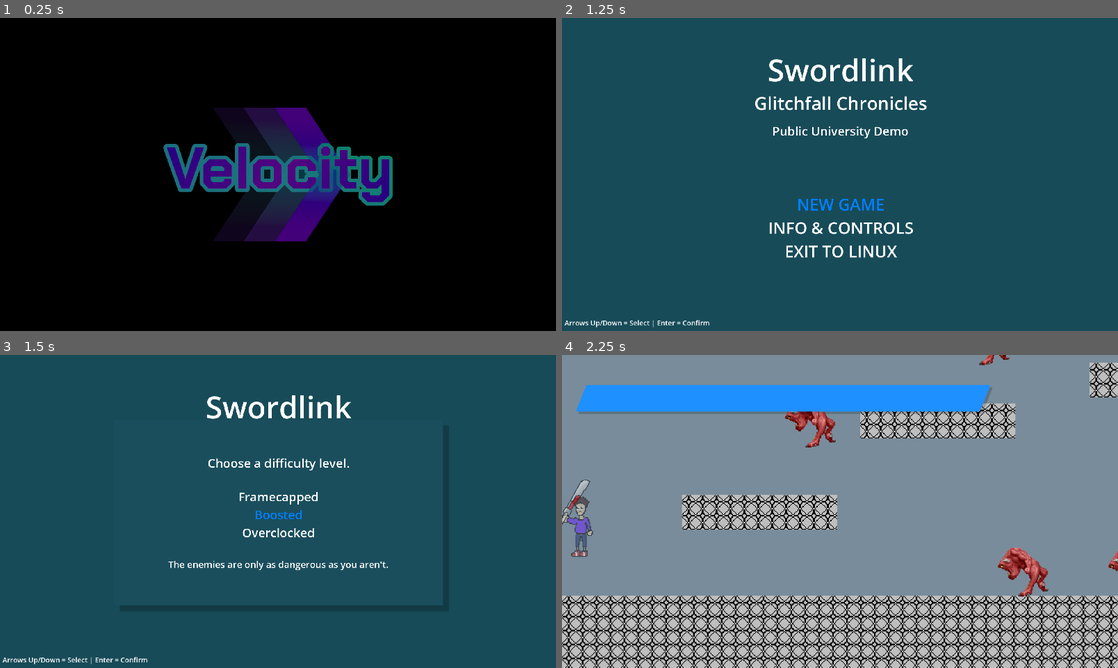
Above: before the commit, frames 1-4 (two rows, left to right).
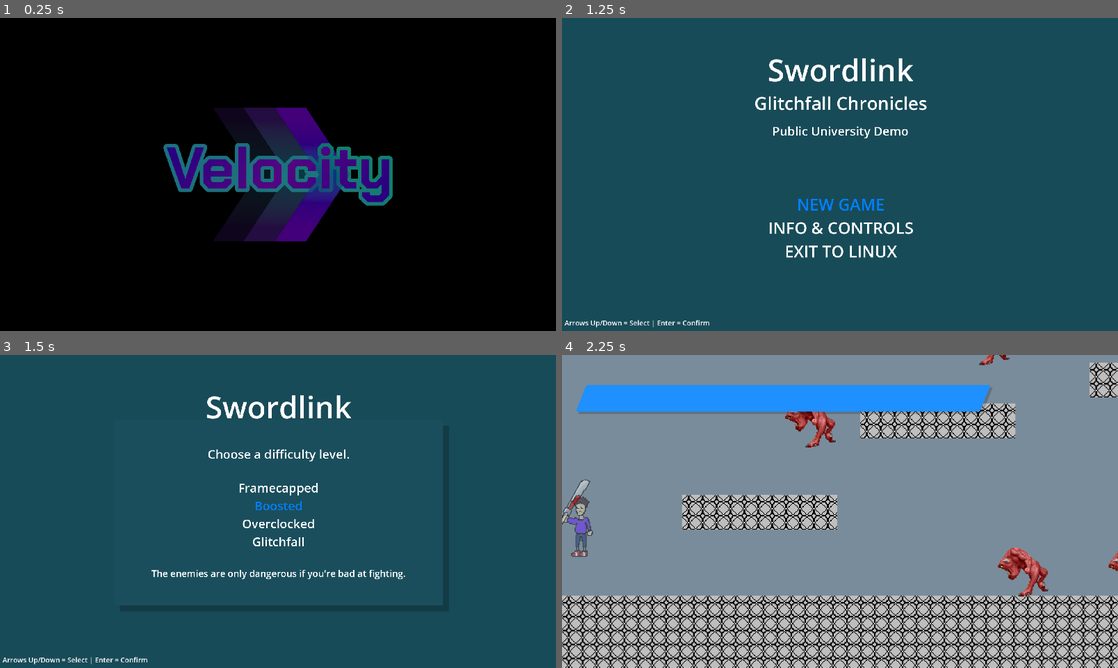
Above: after the commit, the same moments.

Repository: That1M8Head/Swordlink
Game: Godot game, scene res://intro.tscn
Two runs of this game, one before a commit and one after it. Both use one fixed random seed, a clock stepped at 60 frames per second and the inputs below.
Inputs (mouse positions are in pixels of both pictures, inside the frame that each line leads up to):
- Up to frame 1 (0.25 s): no input
- Up to frame 2 (1.25 s): tap Enter (MenuConfirm) at 0.5 s; move the mouse to (962, 158) at 0.52 s; hold D (MoveRight) from 0.53 s (still down); hold X (AltAttack) from 0.53 s (still down); click (962, 158) at 0.67 s; tap Space (Jump) at 0.77 s
- Up to frame 3 (1.5 s): keep holding D (MoveRight); tap Enter (MenuConfirm) at 1.25 s; move the mouse to (166, 527) at 1.27 s; release X (AltAttack) at 1.28 s; click (166, 527) at 1.35 s
- Up to frame 4 (2.25 s): tap Space (Jump) at 1.52 s; tap Enter (MenuConfirm) at 2 s; move the mouse to (895, 442) at 2.02 s; release D (MoveRight) at 2.03 s; hold A (MoveLeft) from 2.03 s (still down); tap C (Evade) at 2.1 s; click (895, 442) at 2.17 s

Frames 1-2 are identical in both runs. In frame 3, 2.3% of the frame differs, in the area x 27-73%, y 30-72%; in frame 4, nothing differs.

Commit message:
Updated difficulty descriptions and added a fourth one

Diff:
--- a/DifficultySelection.gd
+++ b/DifficultySelection.gd
@@ -38,11 +38,13 @@
 	var description: String
 	match selected_option_index:
 		0:  # Framecapped
-			description = "The world is just a little bit slower than normal."
+			description = "Enemy speed is severely slowed down. It's kind of a joke."
 		1:  # Boosted
-			description = "The enemies are only as dangerous as you aren't."
+			description = "The enemies are only dangerous if you're bad at fighting."
 		2:  # Overclocked
 			description = "Think you're fast? Try monsters with double the speed!"
+		3:  # Glitchfall
+			description = "Not enough pain? Your health will no longer regen on kills."
 	tooltip.text = description
 
 func execute_selected_option():
--- a/Scripts/JoelMovements.gd
+++ b/Scripts/JoelMovements.gd
@@ -320,7 +320,8 @@
 
 func deal_damage(body, damage: int, knockback: Vector2):
 	$HitSound.play()
-	if damage > body.health:
+	var difficulty_handler = get_node("/root/DifficultyHandling")
+	if damage > body.health and difficulty_handler.level < 3:
 		var health_reward = damage / 6
 		health += health_reward * (style_rank + 1)
 	style_duration += damage * 48 if body.is_on_floor() else damage * 24
--- a/Scripts/PinkyBehaviour.gd
+++ b/Scripts/PinkyBehaviour.gd
@@ -26,6 +26,8 @@
 		1:
 			speed = 200.0
 		2:
+			speed = 400.0
+		3:
 			speed = 400.0
 
 	anims = $AnimatedSprite2D
--- a/Scripts/UpdateFunnyQuote.gd
+++ b/Scripts/UpdateFunnyQuote.gd
@@ -6,7 +6,6 @@
 		"Oh, come on! What do you call that?",
 		"RIP In Pieces",
 		"The devil may not cry, but you sure do.",
-		"There isn't an easy mode. Sorry.",
 		"What the frick is a Glitchfall, anyway?",
 		"Don't worry, it's just a demo!",
 		"You have an evade button for a reason.",
@@ -28,4 +27,6 @@
 			"Is your controller dead or something?",
 			"Press Alt-F4 for free iPod",
 		])
+	if get_node("/root/DifficultyHandling").level > 0:
+		quotes.append("Maybe Framecapped mode is more your speed.")
 	text = quotes[randi_range(0, len(quotes) - 1)]
--- a/menu.tscn
+++ b/menu.tscn
@@ -357,6 +357,14 @@
 horizontal_alignment = 1
 autowrap_mode = 3
 
+[node name="Difficulty4" type="Label" parent="DifficultyPopup/Message/DifficultyOptions"]
+custom_minimum_size = Vector2(940, 0)
+layout_mode = 2
+text = "Glitchfall"
+label_settings = SubResource("LabelSettings_0yndp")
+horizontal_alignment = 1
+autowrap_mode = 3
+
 [node name="Spacer2" type="Control" parent="DifficultyPopup/Message"]
 custom_minimum_size = Vector2(0, 50)
 layout_mode = 2
